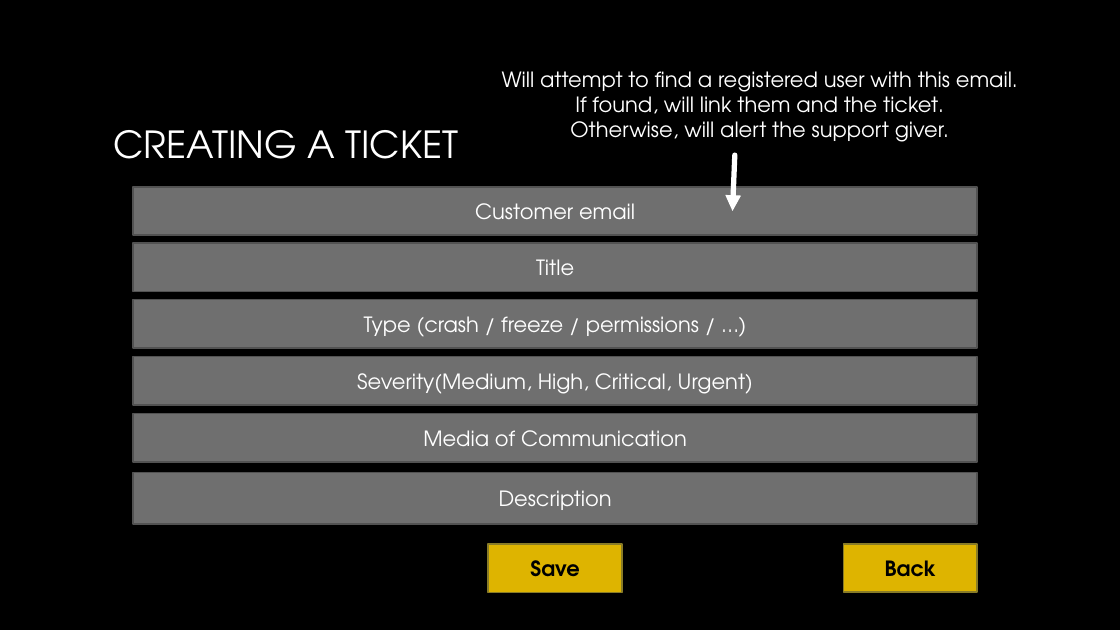
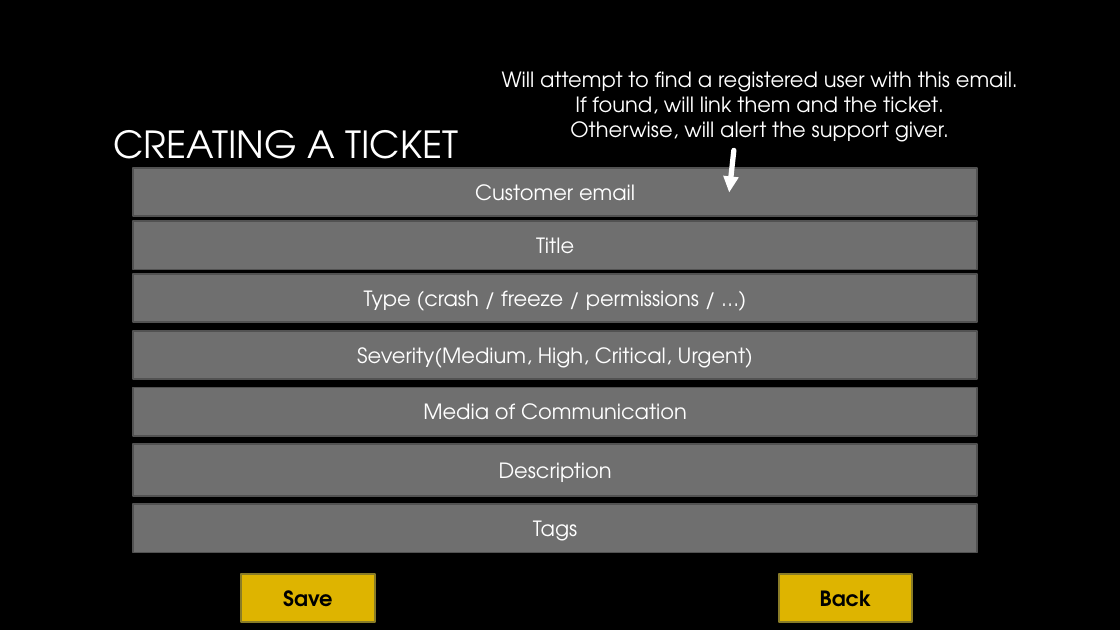
Before and after one commit to SCE-SWE-2018-G3/ticket-management-system, a slide deck: slide 13 of Requirements & Specifications/Prototype.pptx. Drawn at 1120x630 pixels with LibreOffice and Linux fonts; fonts in the diff are those of the drawing; background and template pictures are left out. Boxes give left, top, right and bottom in pixels: in the first picture for what was removed or moved away, otherwise in the second. Text is boxed around its words. In the diff, an @@ line names an element or a change of style, - is before the commit and + after.

Commit message:
Made the FAQ more potent (Added real cases and how to solve them. changed added tags to the support giver ticket oppening screen, added the communication type to the ERD

```diff
--- a/Requirements & Specifications/Prototype.pptx
+++ b/Requirements & Specifications/Prototype.pptx
@@ rectangle "Customer email": place and size @@
-rectangle "Customer email" at [134, 187, 978, 234]
+rectangle "Customer email" at [134, 168, 978, 216]
@@ arrow moved from (735, 155) - (733, 211) to (734, 150) - (729, 192) @@
@@ 4 rectangles: place and size @@
-4 rectangles at [134, 244, 978, 461]
+4 rectangles at [134, 221, 978, 435]
@@ rectangle "Description": place and size @@
-rectangle "Description" at [134, 473, 978, 525]
+rectangle "Description" at [134, 444, 978, 497]
@@ rectangle added at [134, 504, 978, 552], fill #6F6F6F, outline #525252 1.5 pt, 18 pt, text #FFFFFF @@
+Tags
@@ rectangle "Save": place and size @@
-rectangle "Save" at [488, 544, 622, 592]
+rectangle "Save" at [241, 574, 375, 622]
@@ rectangle "Back": place and size @@
-rectangle "Back" at [844, 544, 977, 592]
+rectangle "Back" at [779, 574, 912, 622]
```
Also in this commit, not shown: 3 other files.
